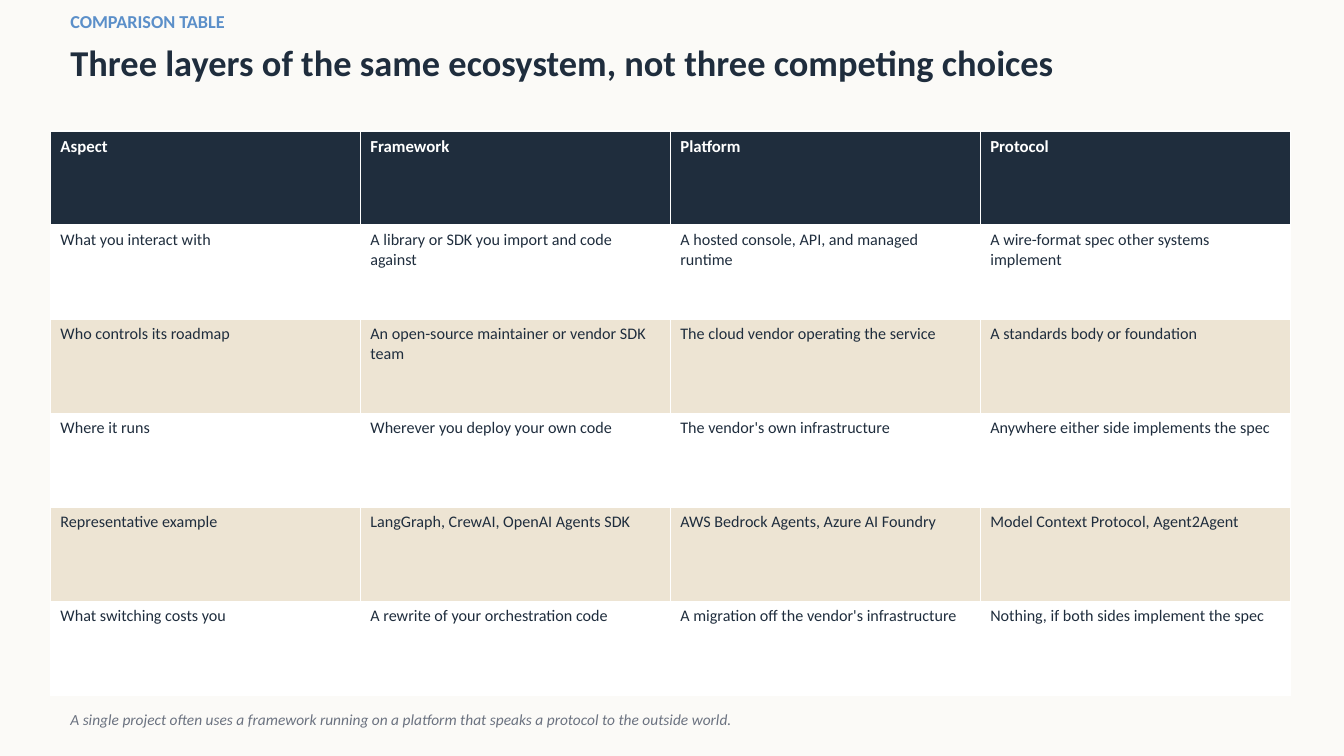
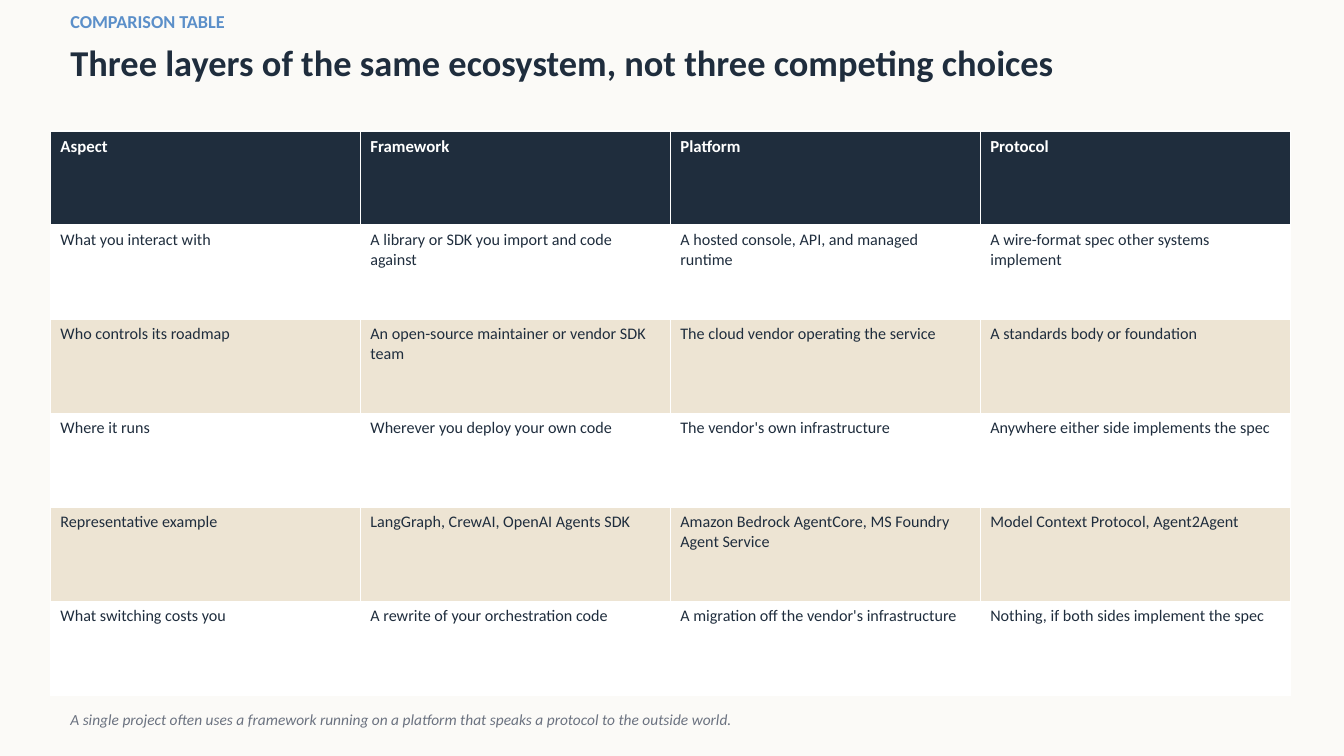
Before and after one commit to AgenticForze/AI-Regenesis-Learn, a slide deck: slide 5 of decks/9.1-Why-an-Ecosystem-Landscape-Chapter-Slides.pptx. Drawn at 1344x756 pixels with LibreOffice and Linux fonts; fonts in the diff are those of the drawing. Boxes give left, top, right and bottom in pixels: in the first picture for what was removed or moved away, otherwise in the second. Text is boxed around its words. In the diff, an @@ line names an element or a change of style, - is before the commit and + after.

Commit message:
Add Chapter 9.3: Cloud-Native Agent Builders at a Glance
Covers Amazon Bedrock AgentCore, Microsoft Foundry Agent Service, and
Google's Gemini Enterprise Agent Platform, all three renamed or absorbed
an older product within roughly the last twelve months. Includes a
matching slide deck, glossary entries, and the Phase 9 index update.

Also retroactively corrects Chapter 9.1's two now-outdated platform
names (AWS Bedrock Agents -> Amazon Bedrock AgentCore, Azure AI Foundry
Agent Service -> Microsoft Foundry Agent Service) in its prose,
comparison table, glossary entry, and deck, so the chapter's own point
about fast-moving naming does not undercut itself.

```diff
--- a/decks/9.1-Why-an-Ecosystem-Landscape-Chapter-Slides.pptx
+++ b/decks/9.1-Why-an-Ecosystem-Landscape-Chapter-Slides.pptx
@@ table at bbox=[50, 131, 1293, 696] @@
-row 5, column 3: AWS Bedrock Agents, Azure AI Foundry
+row 5, column 3: Amazon Bedrock AgentCore, MS Foundry Agent Service
```
Also in this commit, not shown: 1 other slide changed, 5 other files.
